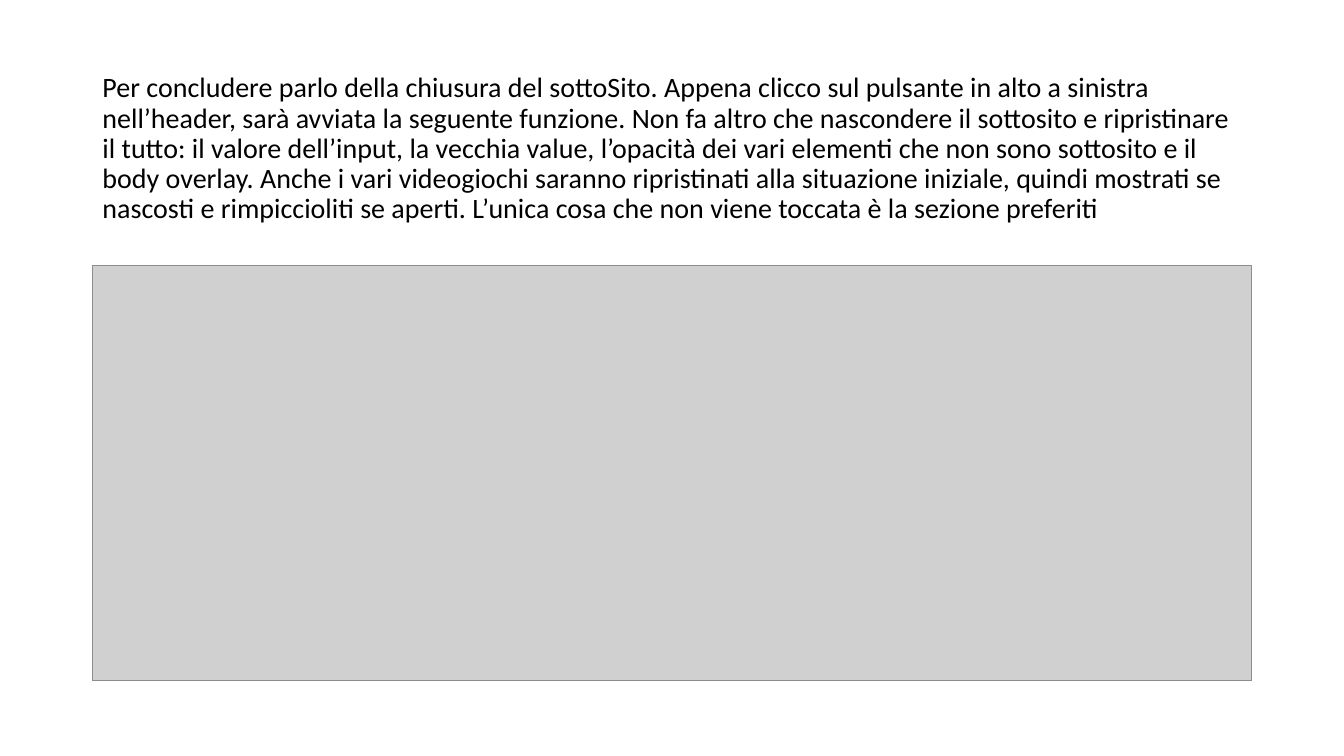
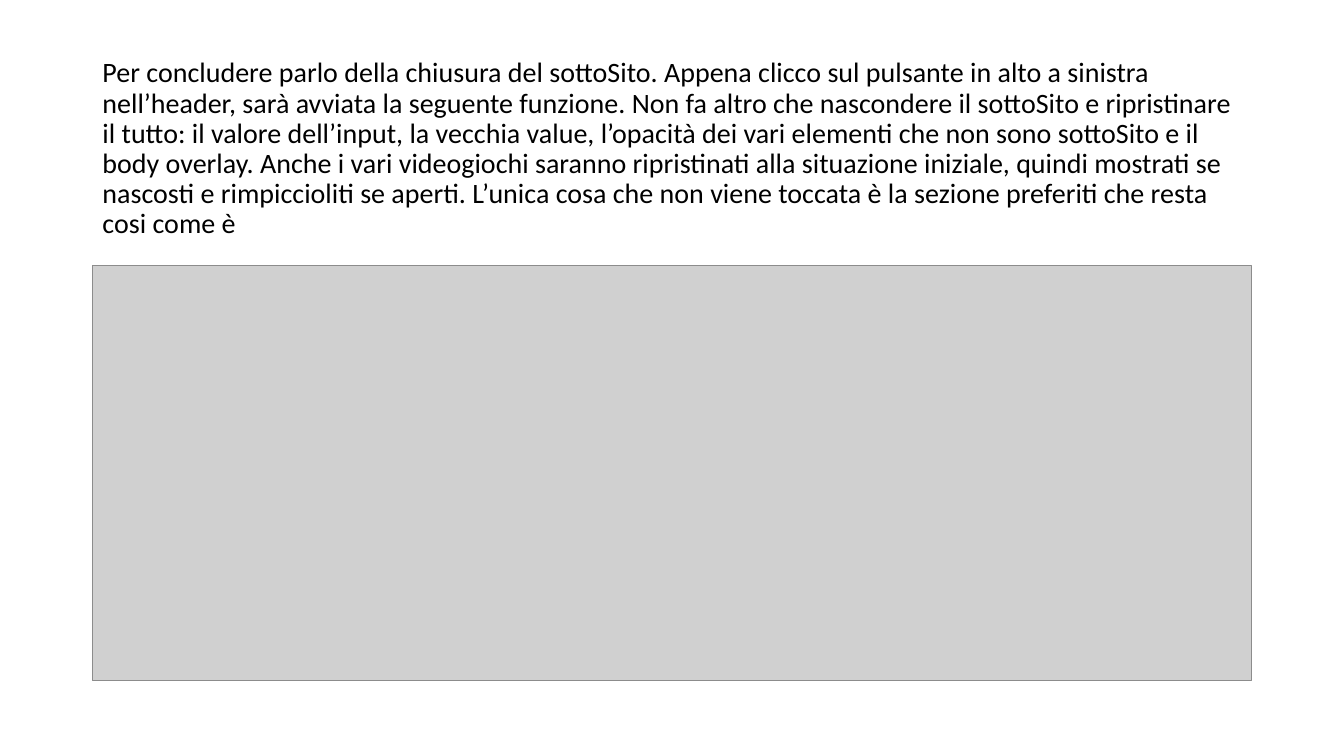
Before and after one commit to TheGarbage/mhw2, a slide deck: slide 11 of mhw2.pptx. Drawn at 1344x756 pixels with LibreOffice and Linux fonts; fonts in the diff are those of the drawing; grey boxes stand for pictures. Boxes give left, top, right and bottom in pixels: in the first picture for what was removed or moved away, otherwise in the second. Text is boxed around its words. In the diff, an @@ line names an element or a change of style, - is before the commit and + after.

```diff
--- a/mhw2.pptx
+++ b/mhw2.pptx
@@ title at (102,62,1231,234): text changed @@
-Per concludere parlo della chiusura del sottoSito. Appena clicco sul pulsante in alto a sinistra nell’header, sarà avviata la seguente funzione. Non fa altro che nascondere il sottosito e ripristinare il tutto: il valore dell’input, la vecchia value, l’opacità dei vari elementi che non sono sottosito e il body overlay. Anche i vari videogiochi saranno ripristinati alla situazione iniziale, quindi mostrati se nascosti e rimpiccioliti se aperti. L’unica cosa che non viene toccata è la sezione preferiti
+Per concludere parlo della chiusura del sottoSito. Appena clicco sul pulsante in alto a sinistra nell’header, sarà avviata la seguente funzione. Non fa altro che nascondere il sottoSito e ripristinare il tutto: il valore dell’input, la vecchia value, l’opacità dei vari elementi che non sono sottoSito e il body overlay. Anche i vari videogiochi saranno ripristinati alla situazione iniziale, quindi mostrati se nascosti e rimpiccioliti se aperti. L’unica cosa che non viene toccata è la sezione preferiti che resta cosi come è
```
Also in this commit, not shown: 10 other slides changed.
